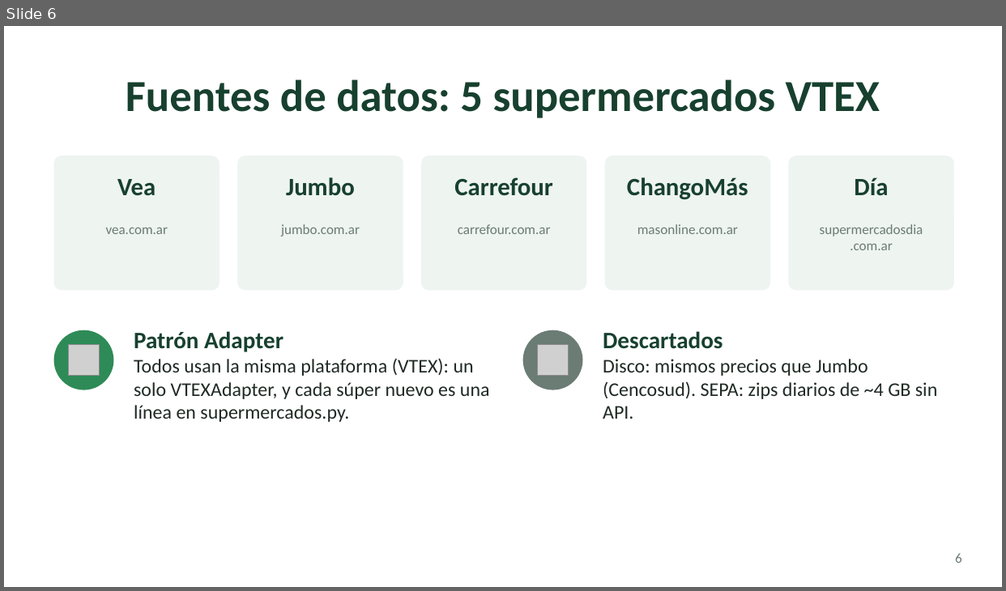
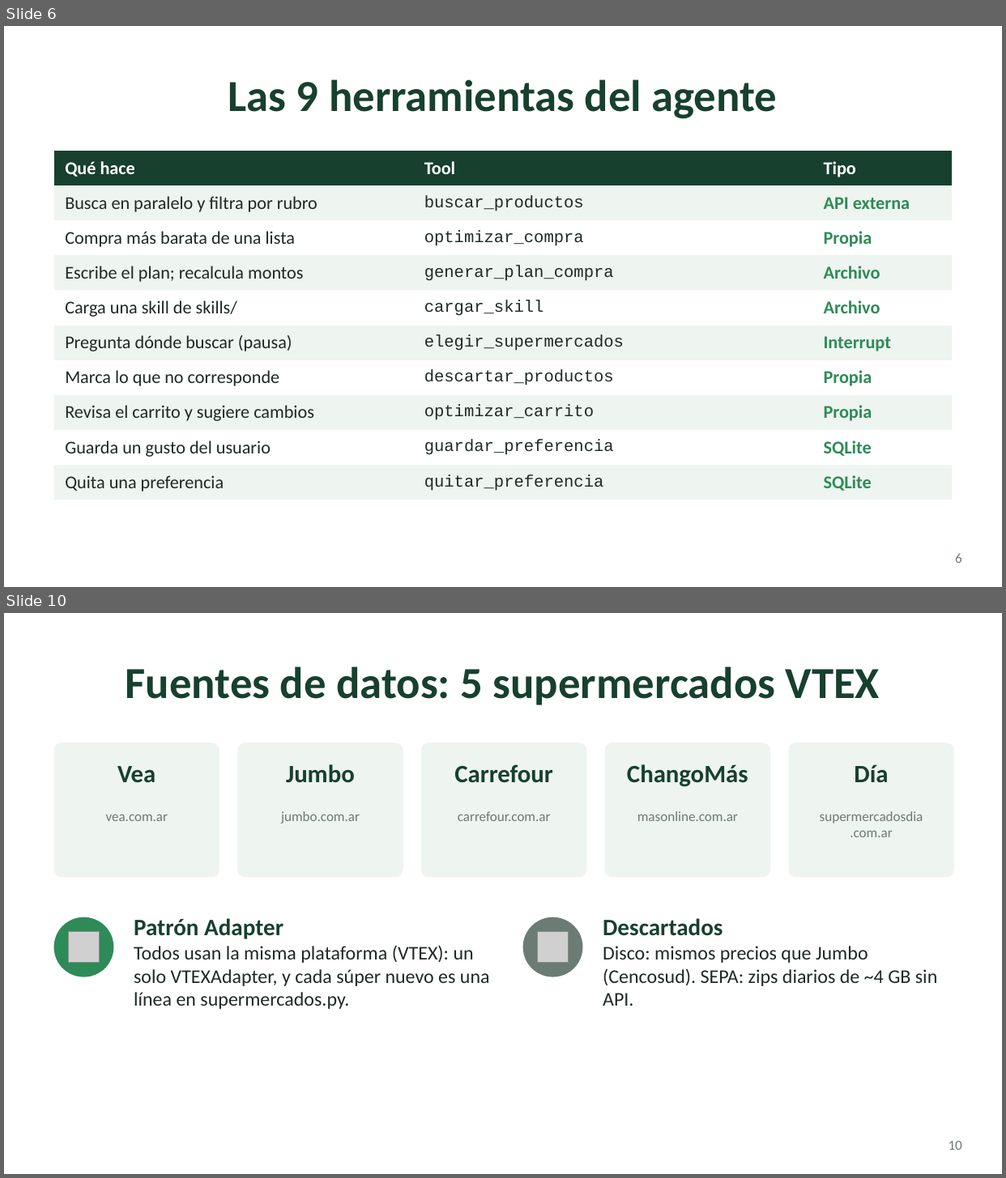
Before and after one commit to cuellojoaquinn/agente-de-supermercado, a slide deck: presentacion/super-agente.pptx. Shown one above the other, each under a label of ours: slide 6 before the commit, slides 6 and 10 after it; the slides between them are not shown. The pictures are 1006x591 and 1006x1178 pixels, drawn with LibreOffice and Linux fonts; fonts in the diff are those of the drawing; grey boxes stand for pictures. Boxes give left, top, right and bottom in pixels: in the first picture for what was removed or moved away, otherwise in the second. Text is boxed around its words. In the diff, an @@ line names an element or a change of style, - is before the commit and + after.

```diff
--- a/presentacion/super-agente.pptx
+++ b/presentacion/super-agente.pptx
@@ slide 6 added at [4,26,1002,587], background #FFFFFF @@
@@ title added at [228,79,778,119], 32 pt, text #17402F, bold @@
+Las 9 herramientas del agente
@@ table added at [54,151,952,500], 10 rows, 3 columns @@
+Qué hace | Tool | Tipo
+Busca en paralelo y filtra por rubro | buscar_productos | API externa
+Compra más barata de una lista | optimizar_compra | Propia
+Escribe el plan; recalcula montos | generar_plan_compra | Archivo
+Carga una skill de skills/ | cargar_skill | Archivo
+Pregunta dónde buscar (pausa) | elegir_supermercados | Interrupt
+Marca lo que no corresponde | descartar_productos | Propia
+Revisa el carrito y sugiere cambios | optimizar_carrito | Propia
+Guarda un gusto del usuario | guardar_preferencia | SQLite
+Quita una preferencia | quitar_preferencia | SQLite
@@ page number added at [955,553,962,563], 10 pt, text #6B7C74 @@
+6
@@ what was slide 6 is now slide 10 @@
@@ page number at [948,1141,962,1150]: text changed @@
-6
+10
```
Also in this commit, not shown: 9 slides changed, 3 other slides added, 1 other file.
